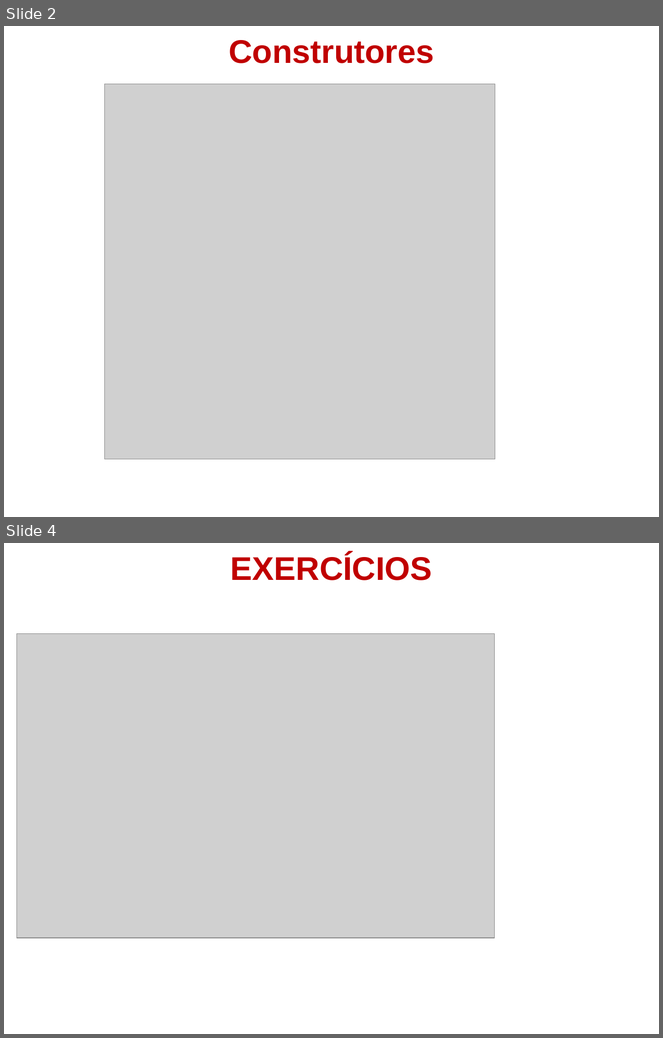
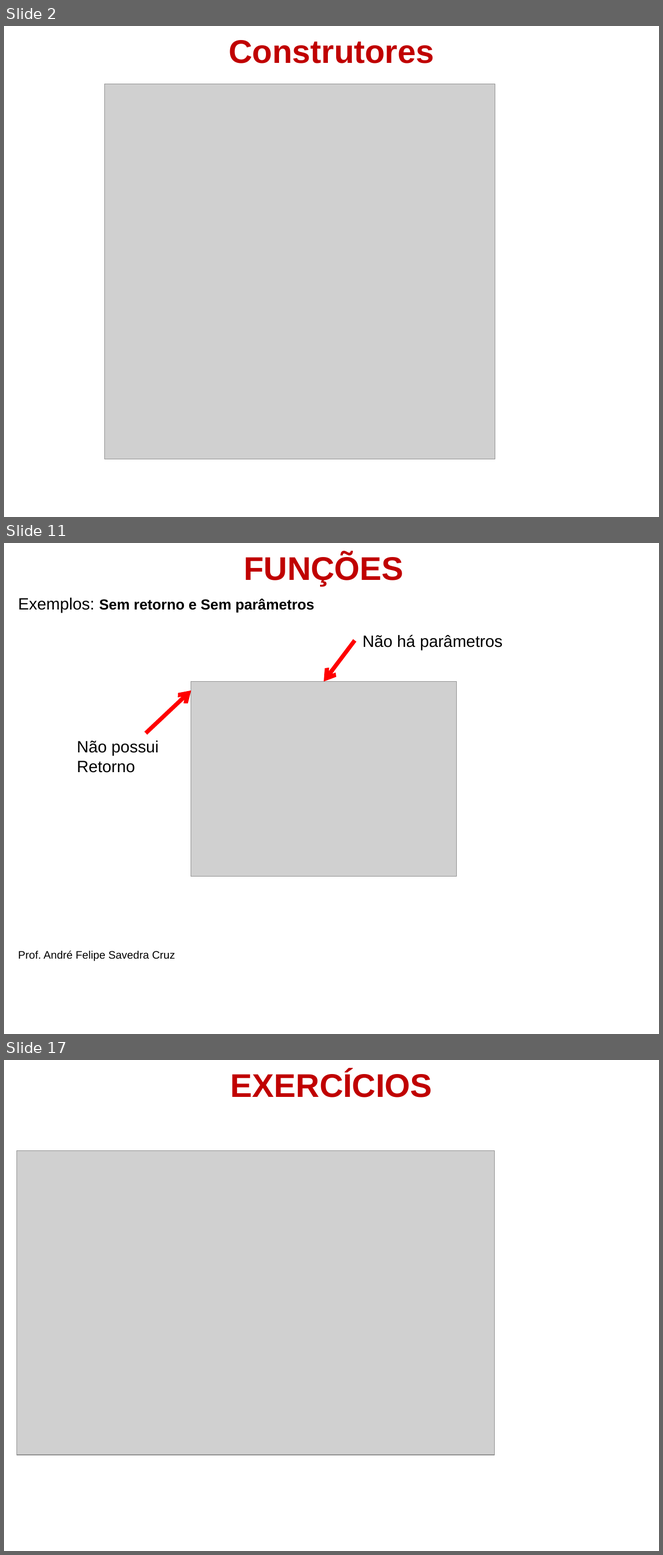
Before and after one commit to andre-savedra/material_1_des, a slide deck: 4-Iniciando com Java OO/FPOO-5.ppt. Shown one above the other, each under a label of ours: slides 2 and 4 before the commit, slides 2, 11 and 17 after it; the slides between them are not shown. The pictures are 663x1038 and 663x1555 pixels, drawn with LibreOffice and Linux fonts; fonts in the diff are those of the drawing; grey boxes stand for pictures; background and template pictures are left out. Boxes give left, top, right and bottom in pixels: in the first picture for what was removed or moved away, otherwise in the second. Text is boxed around its words. In the diff, an @@ line names an element or a change of style, - is before the commit and + after.

```diff
--- a/4-Iniciando com Java OO/FPOO-5.ppt
+++ b/4-Iniciando com Java OO/FPOO-5.ppt
@@ slide 11 added at box(4, 543, 659, 1034), background picture (left out) @@
@@ text added at box(244, 554, 404, 586), 36 pt, text #C00000, bold @@
+FUNÇÕES
@@ text added at box(18, 598, 314, 962), 12 pt, text #000000 @@
+Exemplos: Sem retorno e Sem parâmetros
+Prof. André Felipe Savedra Cruz
@@ text added at box(363, 635, 503, 650), 18 pt, text #000000 @@
+Não há parâmetros
@@ arrow added from (354, 641) to (324, 682), #FF0000 4.51 pt @@
@@ picture added at box(191, 681, 457, 876) @@
@@ arrow added from (145, 733) to (191, 691), #FF0000 4.51 pt @@
@@ text added at box(77, 741, 159, 773), 18 pt, text #000000 @@
+Não possui
+Retorno
@@ what was slide 4 is now slide 17 @@
```
Also in this commit, not shown: 1 slide changed, 12 other slides added.
